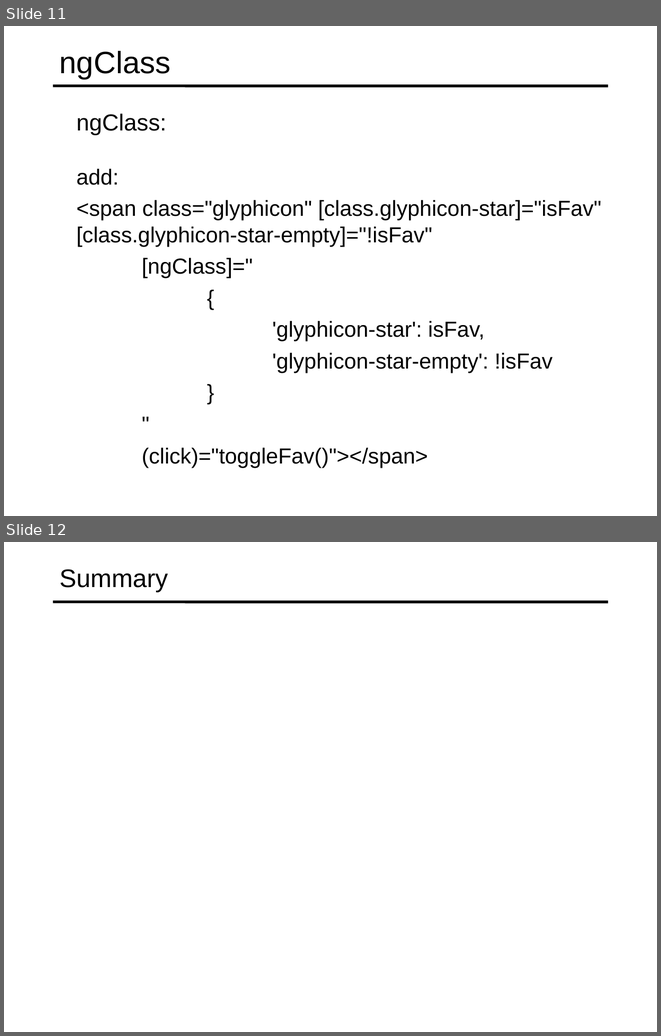
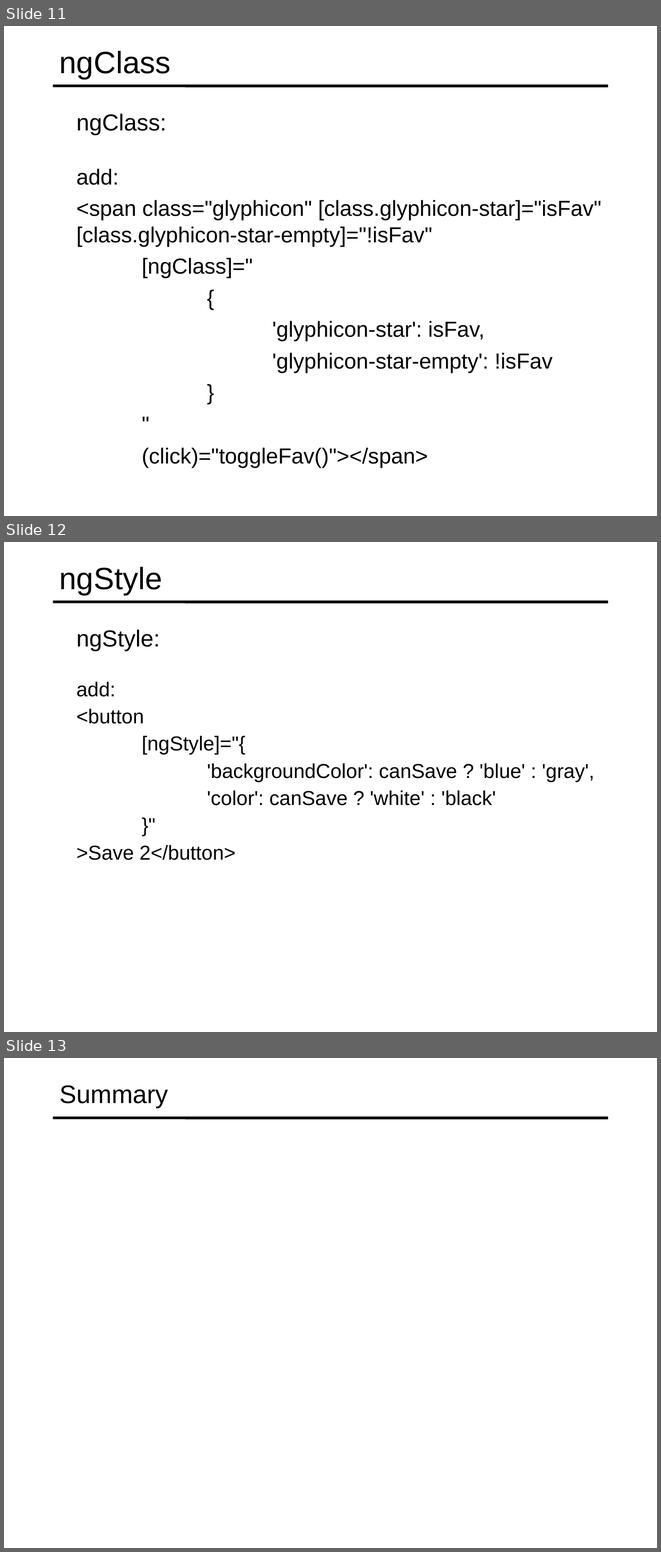
Before and after one commit to specter01wj/Jago_Link_Training, a slide deck: Angular/Angular7/Angular Advanced Course/Essentials/4.Directives/L4_Directives.ppt. Shown one above the other, each under a label of ours: slides 11 and 12 before the commit, slides 11, 12 and 13 after it. The pictures are 661x1036 and 661x1552 pixels, drawn with LibreOffice and Linux fonts; fonts in the diff are those of the drawing. Boxes give left, top, right and bottom in pixels: in the first picture for what was removed or moved away, otherwise in the second. Text is boxed around its words. In the diff, an @@ line names an element or a change of style, - is before the commit and + after.

Commit message:
10/14/2019 v1

```diff
--- a/Angular/Angular7/Angular Advanced Course/Essentials/4.Directives/L4_Directives.ppt
+++ b/Angular/Angular7/Angular Advanced Course/Essentials/4.Directives/L4_Directives.ppt
@@ slide 12 added at [4, 542, 657, 1032], background #FFFFFF; not listed: 1 template element that a slide beside it also shows @@
@@ title added at [60, 567, 162, 595], 34 pt, text #000000 @@
+ngStyle
@@ text added at [77, 629, 160, 651], 25.5 pt, text #000000 @@
+  ngStyle:
@@ text added at [77, 681, 594, 860], 22.2 pt, text #000000 @@
+  add:
+  <button
+  [ngStyle]="{
+  'backgroundColor': canSave ? 'blue' : 'gray',
+  'color': canSave ? 'white' : 'black'
+  }"
+  >Save 2</button>
@@ what was slide 12 is now slide 13 @@
```
